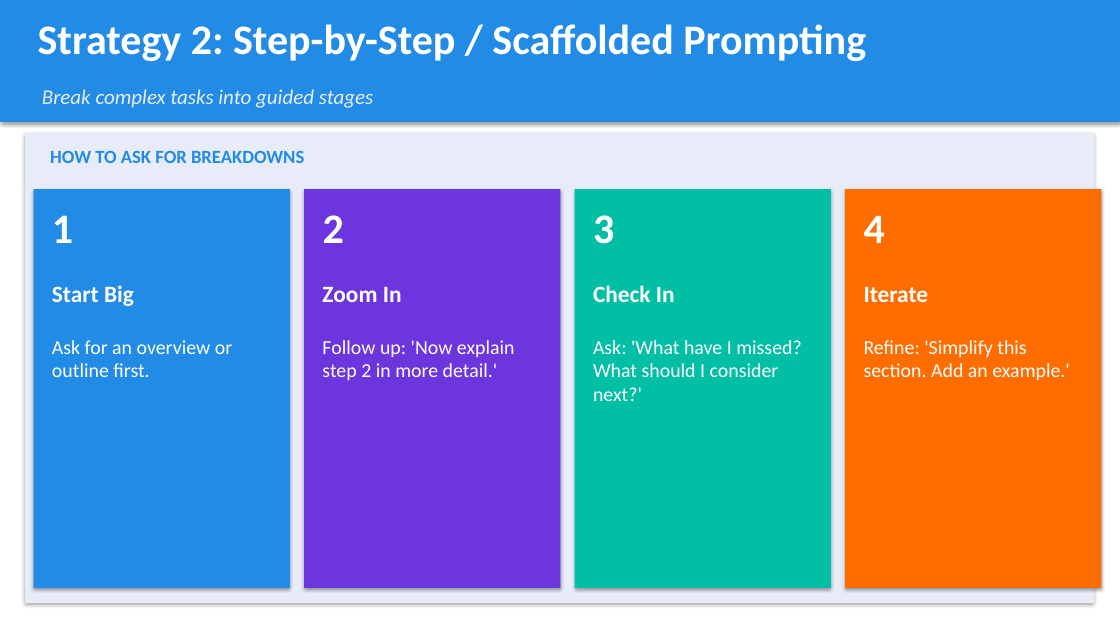
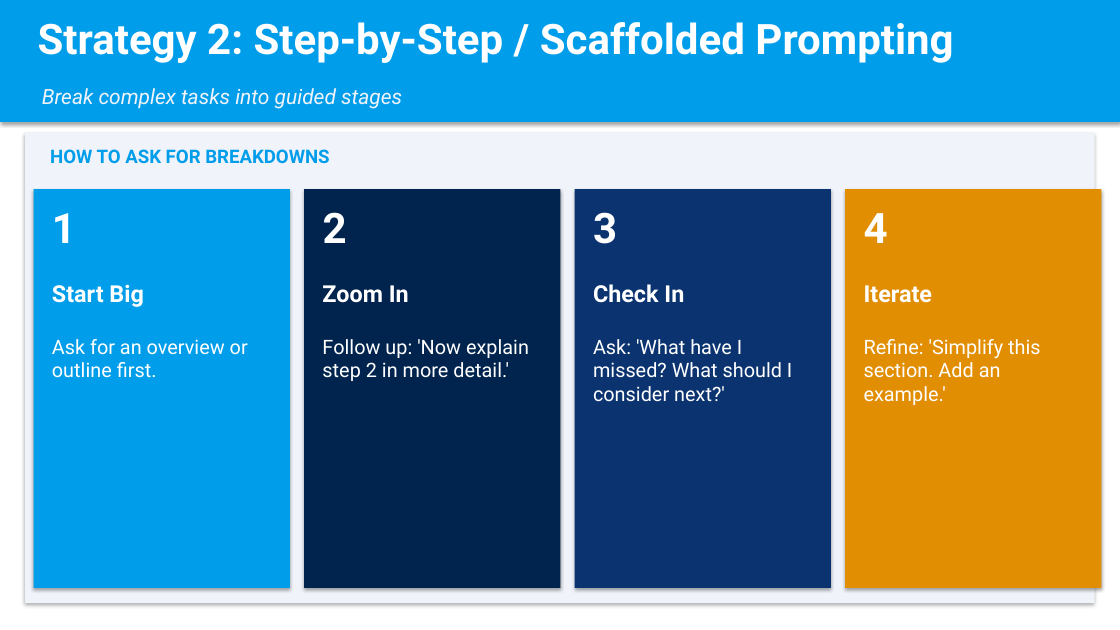
Before and after one commit to pegleg31/powerpoints, a slide deck: slide 20 of AI_Workshop_Presentation.pptx. Drawn at 1120x630 pixels with LibreOffice and Linux fonts; fonts in the diff are those of the drawing. Boxes give left, top, right and bottom in pixels: in the first picture for what was removed or moved away, otherwise in the second. Text is boxed around its words. In the diff, an @@ line names an element or a change of style, - is before the commit and + after.

```diff
--- a/AI_Workshop_Presentation.pptx
+++ b/AI_Workshop_Presentation.pptx
@@ rectangle at [0, 0, 1120, 122]: fill #228BE6 to #009DEA @@
@@ text "Break complex tasks into guided ..." at [42, 88, 402, 109]: font Calibri to Roboto, text colour #E8ECF8 to #F0F4FA @@
@@ rectangle at [25, 133, 1095, 603]: fill #E8ECF8 to #F0F4FA @@
@@ text "HOW TO ASK FOR BREAKDOWNS" at [50, 149, 329, 163]: font Calibri to Roboto, text colour #228BE6 to #009DEA @@
@@ rectangle at [34, 189, 290, 588]: fill #228BE6 to #009DEA @@
@@ rectangle at [304, 189, 560, 588]: fill #6C35DE to #00244E @@
@@ rectangle at [575, 189, 831, 588]: fill #00BFA5 to #0A3370 @@
@@ rectangle at [845, 189, 1102, 588]: fill #FF6D00 to #E28E03 @@
@@ font Calibri to Roboto in 13 elements at [38, 22, 953, 63], [52, 213, 76, 243], [52, 284, 143, 307], [52, 339, 248, 378], [323, 212, 347, 243], [322, 285, 409, 303], [322, 339, 529, 381], [593, 212, 617, 244], [593, 284, 684, 303], [593, 339, 792, 402], [864, 213, 888, 243], [864, 285, 933, 303], [864, 339, 1040, 405] @@
```
Also in this commit, not shown: 43 other slides changed, 1 other file.
